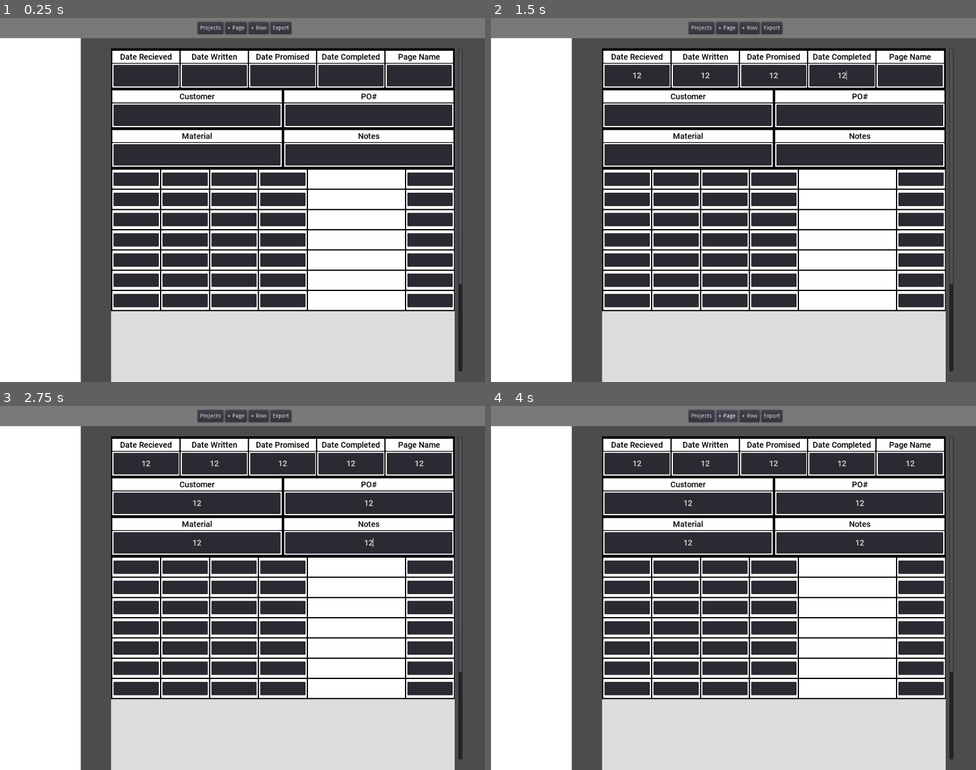
Above: before the commit, frames 1-4 (two rows, left to right).
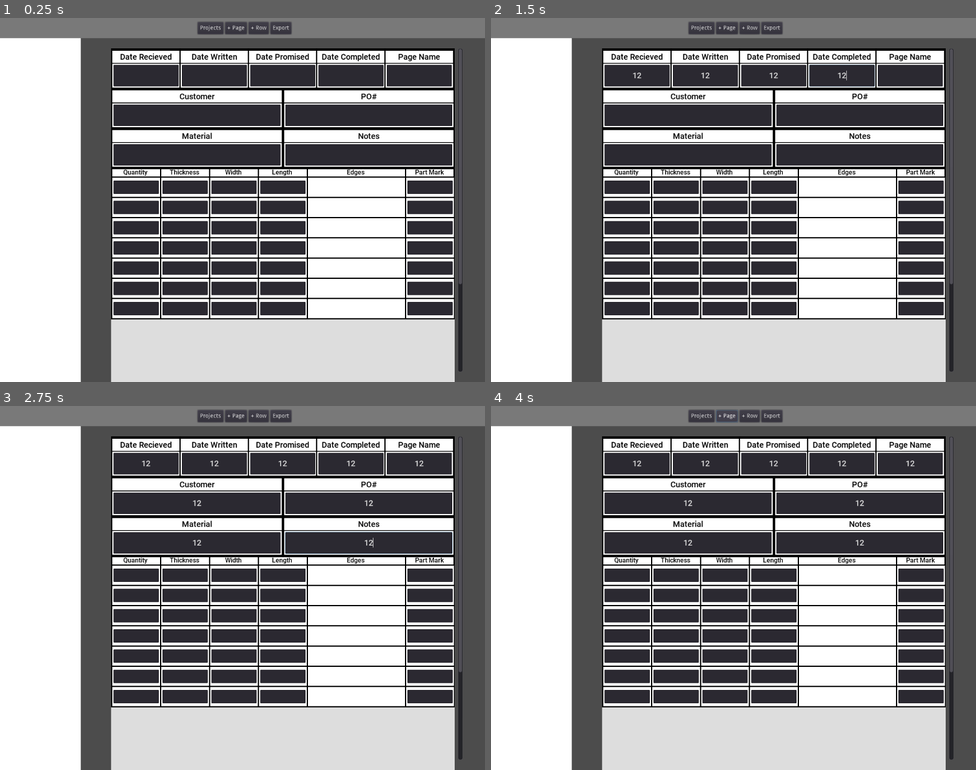
Above: after the commit, the same moments.

Repository: Ryan-Mirch/Work-Order-Creator
Game: Godot game, scene res://Scenes/Main.tscn
The game is run twice, just before and just after one commit, with the same random seed, the same clock (stepped at 60 frames per second) and the same inputs.
Inputs (mouse positions are in pixels of both pictures, inside the frame that each line leads up to):
- Up to frame 1 (0.25 s): no input
- Up to frame 2 (1.5 s): click (636, 76) at 0.52 s; type "12" at 0.6 s; click (704, 76) at 0.75 s; type "12" at 0.83 s; click (772, 76) at 0.98 s; type "12" at 1.07 s; click (840, 76) at 1.27 s; type "12" at 1.35 s
- Up to frame 3 (2.75 s): click (417, 464) at 1.5 s; type "12" at 1.58 s; click (198, 504) at 1.73 s; type "12" at 1.82 s; click (368, 504) at 2.02 s; type "12" at 2.1 s; click (198, 544) at 2.25 s; type "12" at 2.33 s; click (368, 544) at 2.48 s; type "12" at 2.57 s
- Up to frame 4 (4 s): click "Projects" at 2.75 s; click "+ Page" at 3.5 s

The runs differ from the first frame. In frame 1, 15% of the frame differs, in the area x 22-94%, y 41-83%; in frame 2, 15%; in frame 3, 15%; in frame 4, 15%.

Commit message:
Added Row Headers

Diff:
--- /dev/null
+++ b/Fonts/Roboto16.tres
@@ -0,0 +1,6 @@
+[gd_resource type="DynamicFont" load_steps=2 format=2]
+
+[ext_resource path="res://Fonts/Roboto-Medium.ttf" type="DynamicFontData" id=1]
+
+[resource]
+font_data = ExtResource( 1 )
--- /dev/null
+++ b/Fonts/Roboto18.tres
@@ -0,0 +1,6 @@
+[gd_resource type="DynamicFont" load_steps=2 format=2]
+
+[ext_resource path="res://Fonts/Roboto-Medium.ttf" type="DynamicFontData" id=1]
+
+[resource]
+font_data = ExtResource( 1 )
--- a/Scenes/Header.tscn
+++ b/Scenes/Header.tscn
@@ -1,10 +1,11 @@
-[gd_scene load_steps=2 format=2]
+[gd_scene load_steps=3 format=2]
 
 [ext_resource path="res://Scenes/HeaderSegment.tscn" type="PackedScene" id=1]
+[ext_resource path="res://Fonts/Roboto16.tres" type="DynamicFont" id=2]
 
 [node name="ColorRect" type="ColorRect"]
 margin_right = 850.0
-margin_bottom = 300.0
+margin_bottom = 320.0
 color = Color( 0, 0, 0, 1 )
 
 [node name="ColorRect" type="ColorRect" parent="."]
@@ -18,6 +19,7 @@
 [node name="VBoxContainer" type="VBoxContainer" parent="."]
 anchor_right = 1.0
 anchor_bottom = 1.0
+rect_min_size = Vector2( 0, 320 )
 custom_constants/separation = -5
 
 [node name="1st Row" type="HBoxContainer" parent="VBoxContainer"]
@@ -45,6 +47,7 @@
 margin_right = 849.0
 
 [node name="2nd Row" type="HBoxContainer" parent="VBoxContainer"]
+editor/display_folded = true
 margin_top = 98.0
 margin_right = 850.0
 margin_bottom = 201.0
@@ -75,3 +78,124 @@
 margin_left = 425.0
 margin_right = 850.0
 rect_min_size = Vector2( 425, 0 )
+
+[node name="Header Row" type="HBoxContainer" parent="VBoxContainer"]
+margin_top = 294.0
+margin_right = 850.0
+margin_bottom = 320.0
+rect_min_size = Vector2( 850, 23 )
+custom_constants/separation = 0
+
+[node name="Quantity" type="Label" parent="VBoxContainer/Header Row"]
+editor/display_folded = true
+margin_right = 121.0
+margin_bottom = 26.0
+rect_min_size = Vector2( 121, 26 )
+custom_fonts/font = ExtResource( 2 )
+custom_colors/font_color = Color( 0, 0, 0, 1 )
+text = "Quantity"
+align = 1
+valign = 1
+
+[node name="ColorRect" type="ColorRect" parent="VBoxContainer/Header Row/Quantity"]
+anchor_bottom = 1.0
+margin_left = 121.0
+margin_right = 124.0
+rect_min_size = Vector2( 3, 0 )
+color = Color( 0, 0, 0, 1 )
+
+[node name="Thickness" type="Label" parent="VBoxContainer/Header Row"]
+editor/display_folded = true
+margin_left = 121.0
+margin_right = 242.0
+margin_bottom = 26.0
+rect_min_size = Vector2( 121, 26 )
+custom_fonts/font = ExtResource( 2 )
+custom_colors/font_color = Color( 0, 0, 0, 1 )
+text = "Thickness"
+align = 1
+valign = 1
+
+[node name="ColorRect" type="ColorRect" parent="VBoxContainer/Header Row/Thickness"]
+anchor_bottom = 1.0
+margin_left = 121.0
+margin_right = 124.0
+rect_min_size = Vector2( 3, 0 )
+color = Color( 0, 0, 0, 1 )
+
+[node name="Width" type="Label" parent="VBoxContainer/Header Row"]
+editor/display_folded = true
+margin_left = 242.0
+margin_right = 363.0
+margin_bottom = 26.0
+rect_min_size = Vector2( 121, 26 )
+custom_fonts/font = ExtResource( 2 )
+custom_colors/font_color = Color( 0, 0, 0, 1 )
+text = "Width"
+align = 1
+valign = 1
+
+[node name="ColorRect" type="ColorRect" parent="VBoxContainer/Header Row/Width"]
+anchor_bottom = 1.0
+margin_left = 121.0
+margin_right = 124.0
+rect_min_size = Vector2( 3, 0 )
+color = Color( 0, 0, 0, 1 )
+
+[node name="Length" type="Label" parent="VBoxContainer/Header Row"]
+editor/display_folded = true
+margin_left = 363.0
+margin_right = 484.0
+margin_bottom = 26.0
+rect_min_size = Vector2( 121, 26 )
+custom_fonts/font = ExtResource( 2 )
+custom_colors/font_color = Color( 0, 0, 0, 1 )
+text = "Length"
+align = 1
+valign = 1
+
+[node name="ColorRect" type="ColorRect" parent="VBoxContainer/Header Row/Length"]
+anchor_bottom = 1.0
+margin_left = 121.0
+margin_right = 124.0
+rect_min_size = Vector2( 3, 0 )
+color = Color( 0, 0, 0, 1 )
+
+[node name="Edges" type="Label" parent="VBoxContainer/Header Row"]
+editor/display_folded = true
+margin_left = 484.0
+margin_right = 727.0
+margin_bottom = 26.0
+rect_min_size = Vector2( 243, 26 )
+custom_fonts/font = ExtResource( 2 )
+custom_colors/font_color = Color( 0, 0, 0, 1 )
+text = "Edges"
+align = 1
+valign = 1
+
+[node name="ColorRect" type="ColorRect" parent="VBoxContainer/Header Row/Edges"]
+anchor_left = 1.0
+anchor_right = 1.0
+anchor_bottom = 1.0
+margin_right = 3.0
+rect_min_size = Vector2( 3, 0 )
+color = Color( 0, 0, 0, 1 )
+
+[node name="Part Mark" type="Label" parent="VBoxContainer/Header Row"]
+editor/display_folded = true
+margin_left = 727.0
+margin_right = 848.0
+margin_bottom = 26.0
+rect_min_size = Vector2( 121, 26 )
+custom_fonts/font = ExtResource( 2 )
+custom_colors/font_color = Color( 0, 0, 0, 1 )
+text = "Part Mark"
+align = 1
+valign = 1
+
+[node name="ColorRect" type="ColorRect" parent="VBoxContainer/Header Row/Part Mark"]
+anchor_bottom = 1.0
+margin_left = 121.0
+margin_right = 124.0
+rect_min_size = Vector2( 3, 0 )
+color = Color( 0, 0, 0, 1 )
--- a/Scenes/HeaderSegment.tscn
+++ b/Scenes/HeaderSegment.tscn
@@ -18,6 +18,8 @@
 #func _process(delta):
 #	pass
 "
+
+[sub_resource type="Theme" id=2]
 
 [node name="Date Recieved" type="ColorRect"]
 margin_right = 173.0
@@ -51,6 +53,7 @@
 margin_top = 3.0
 margin_right = -3.0
 margin_bottom = -3.0
+theme = SubResource( 2 )
 custom_fonts/font = ExtResource( 2 )
 align = 1
 max_length = 15
--- a/Scenes/Main.tscn
+++ b/Scenes/Main.tscn
@@ -153,41 +153,41 @@
 custom_constants/separation = 0
 
 [node name="Header" parent="Page/ViewportContainer/Viewport/VBoxContainer" instance=ExtResource( 1 )]
-rect_min_size = Vector2( 850, 300 )
+rect_min_size = Vector2( 850, 320 )
 
 [node name="Small Row" parent="Page/ViewportContainer/Viewport/VBoxContainer" instance=ExtResource( 2 )]
-margin_top = 300.0
-margin_bottom = 350.0
+margin_top = 320.0
+margin_bottom = 370.0
 rect_min_size = Vector2( 850, 50 )
 
 [node name="Small Row2" parent="Page/ViewportContainer/Viewport/VBoxContainer" instance=ExtResource( 2 )]
-margin_top = 350.0
-margin_bottom = 400.0
+margin_top = 370.0
+margin_bottom = 420.0
 rect_min_size = Vector2( 600, 50 )
 
 [node name="Small Row3" parent="Page/ViewportContainer/Viewport/VBoxContainer" instance=ExtResource( 2 )]
-margin_top = 400.0
-margin_bottom = 450.0
+margin_top = 420.0
+margin_bottom = 470.0
 rect_min_size = Vector2( 600, 50 )
 
 [node name="Small Row4" parent="Page/ViewportContainer/Viewport/VBoxContainer" instance=ExtResource( 2 )]
-margin_top = 450.0
-margin_bottom = 500.0
+margin_top = 470.0
+margin_bottom = 520.0
 rect_min_size = Vector2( 600, 50 )
 
 [node name="Small Row5" parent="Page/ViewportContainer/Viewport/VBoxContainer" instance=ExtResource( 2 )]
-margin_top = 500.0
-margin_bottom = 550.0
+margin_top = 520.0
+margin_bottom = 570.0
 rect_min_size = Vector2( 600, 50 )
 
 [node name="Small Row6" parent="Page/ViewportContainer/Viewport/VBoxContainer" instance=ExtResource( 2 )]
-margin_top = 550.0
-margin_bottom = 600.0
+margin_top = 570.0
+margin_bottom = 620.0
 rect_min_size = Vector2( 600, 50 )
 
 [node name="Small Row7" parent="Page/ViewportContainer/Viewport/VBoxContainer" instance=ExtResource( 2 )]
-margin_top = 600.0
-margin_bottom = 650.0
+margin_top = 620.0
+margin_bottom = 670.0
 rect_min_size = Vector2( 600, 50 )
 
 [node name="Side Bar" type="ColorRect" parent="."]
--- a/Scenes/SmallRow.tscn
+++ b/Scenes/SmallRow.tscn
@@ -13,7 +13,6 @@
 mouse_filter = 2
 
 [node name="HBoxContainer" type="HBoxContainer" parent="."]
-editor/display_folded = true
 margin_right = 850.0
 margin_bottom = 50.0
 rect_min_size = Vector2( 50, 50 )
Not shown: 1 places in Scenes/HeaderSegment.tscn that only renumber resources
